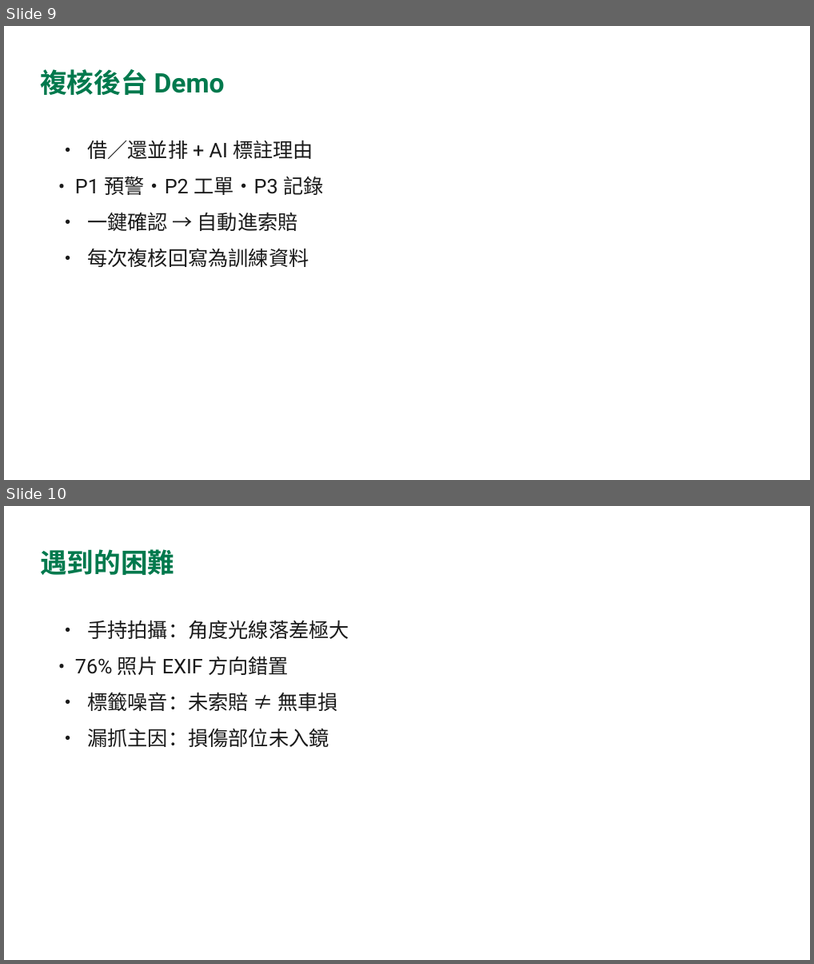
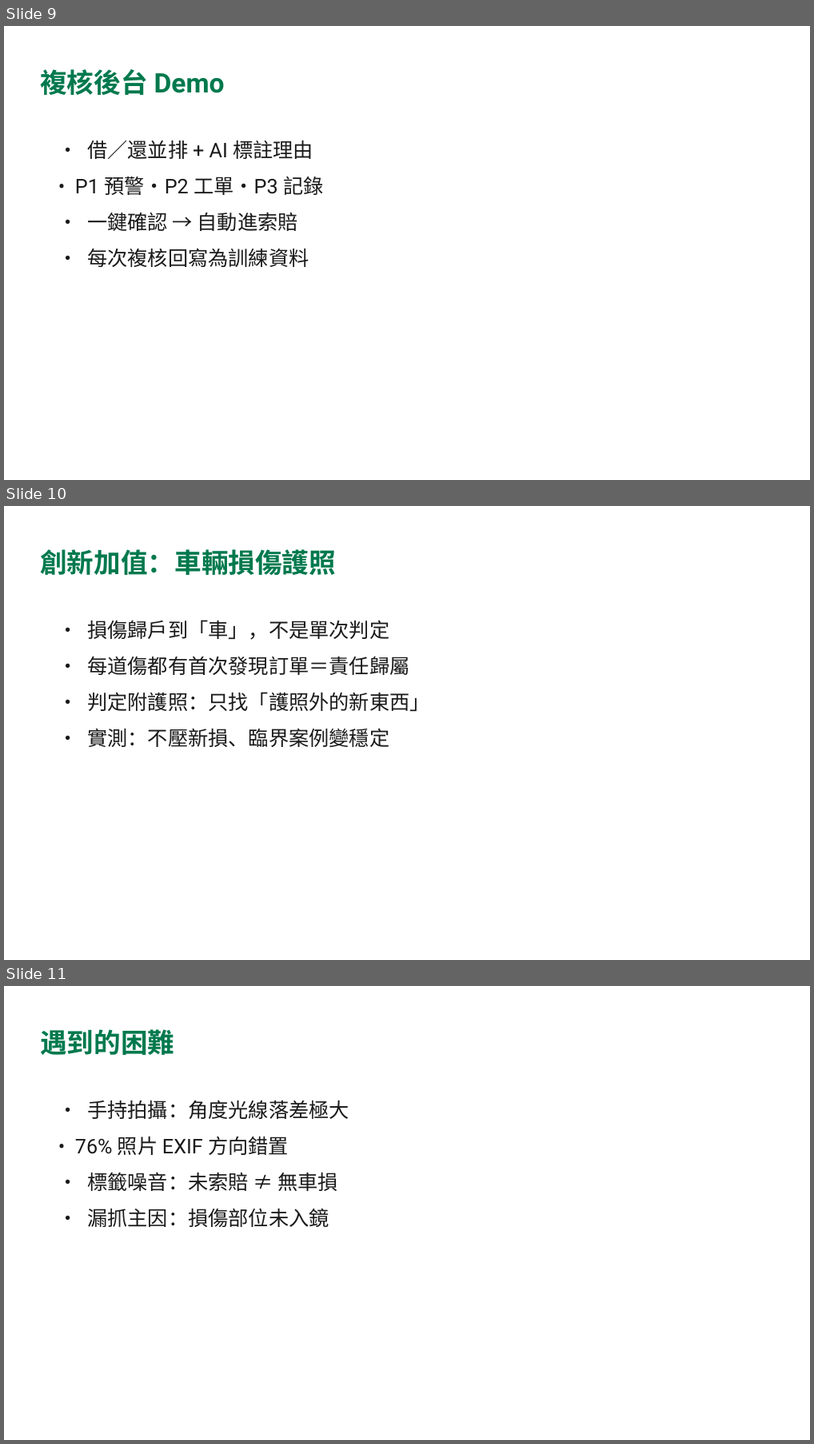
Before and after one commit to TimmyChen1110/iRent-AI, a slide deck: 環節二_還車影像AI辨識/Timmy_Project_Report/presentation.pptx. Shown one above the other, each under a label of ours: slides 9 and 10 before the commit, slides 9, 10 and 11 after it. The pictures are 814x964 and 814x1444 pixels, drawn with LibreOffice and Linux fonts; fonts in the diff are those of the drawing. Boxes give left, top, right and bottom in pixels: in the first picture for what was removed or moved away, otherwise in the second. Text is boxed around its words. In the diff, an @@ line names an element or a change of style, - is before the commit and + after.

```diff
--- a/環節二_還車影像AI辨識/Timmy_Project_Report/presentation.pptx
+++ b/環節二_還車影像AI辨識/Timmy_Project_Report/presentation.pptx
@@ slide 10 added at <box>4,506,810,960</box>, background #FFFFFF @@
@@ title added at <box>40,549,336,575</box>, 32 pt, text #00794D, bold @@
+創新加值：車輛損傷護照
@@ text added at <box>87,620,430,747</box>, 24 pt, text #1A1A1A @@
+• 損傷歸戶到「車」，不是單次判定
+• 每道傷都有首次發現訂單＝責任歸屬
+• 判定附護照：只找「護照外的新東西」
+• 實測：不壓新損、臨界案例變穩定
@@ what was slide 10 is now slide 11 @@
```
Also in this commit, not shown: 3 other files.
